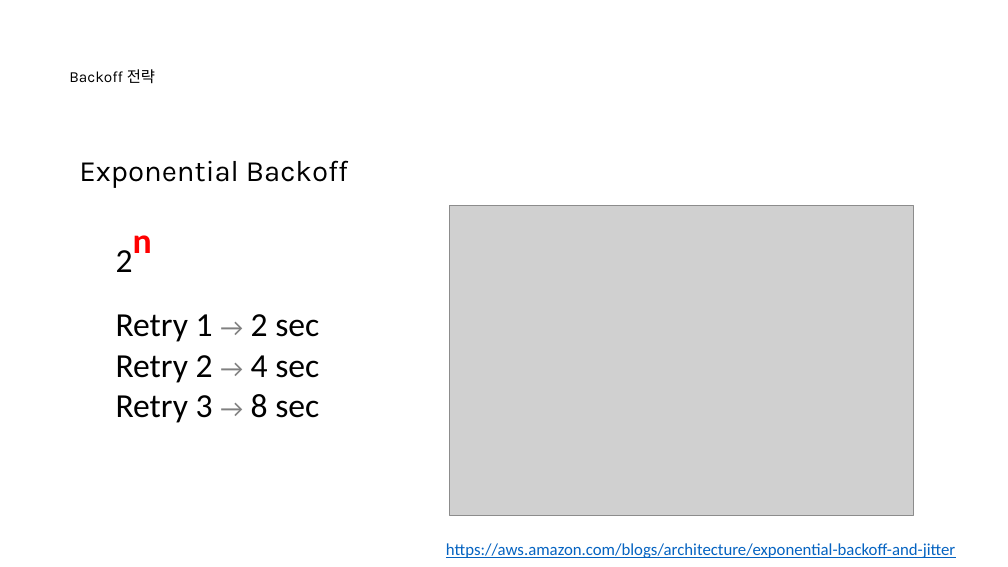
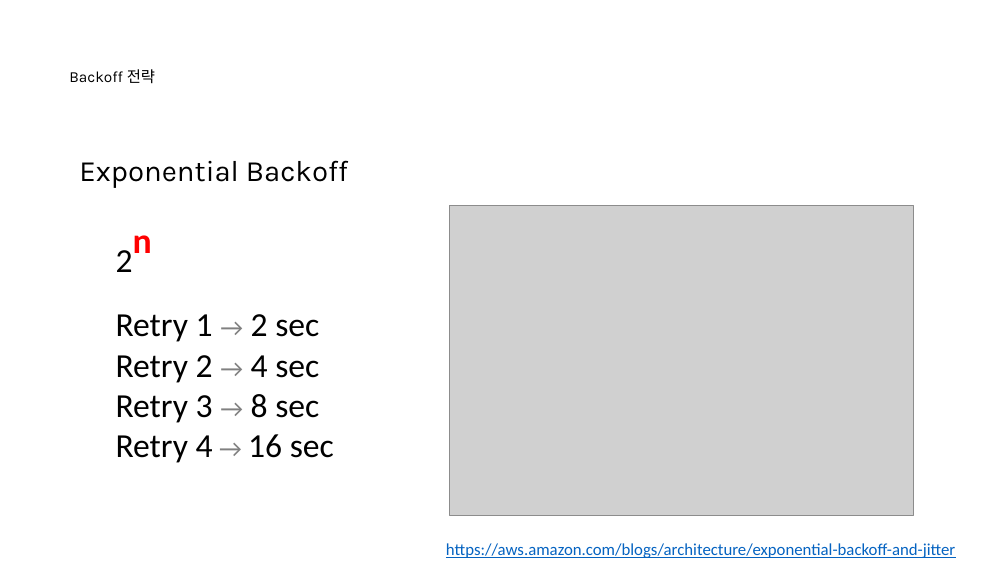
Before and after one commit to nayasis/fastcampus-hyper-webflux, a slide deck: slide 7 of 99.ppt/[Ch4-8. 결제 서비스 기능확장.pptx. Drawn at 1008x567 pixels with LibreOffice and Linux fonts; fonts in the diff are those of the drawing; grey boxes stand for pictures; background and template pictures are left out. Boxes give left, top, right and bottom in pixels: in the first picture for what was removed or moved away, otherwise in the second. Text is boxed around its words. In the diff, an @@ line names an element or a change of style, - is before the commit and + after.

```diff
--- a/99.ppt/[Ch4-8. 결제 서비스 기능확장.pptx
+++ b/99.ppt/[Ch4-8. 결제 서비스 기능확장.pptx
@@ text at (116,434,334,463): paragraph added @@
+Retry 4 → 16 sec
```
Also in this commit, not shown: 2 other slides changed, 1 slide added, 1 slide removed.
